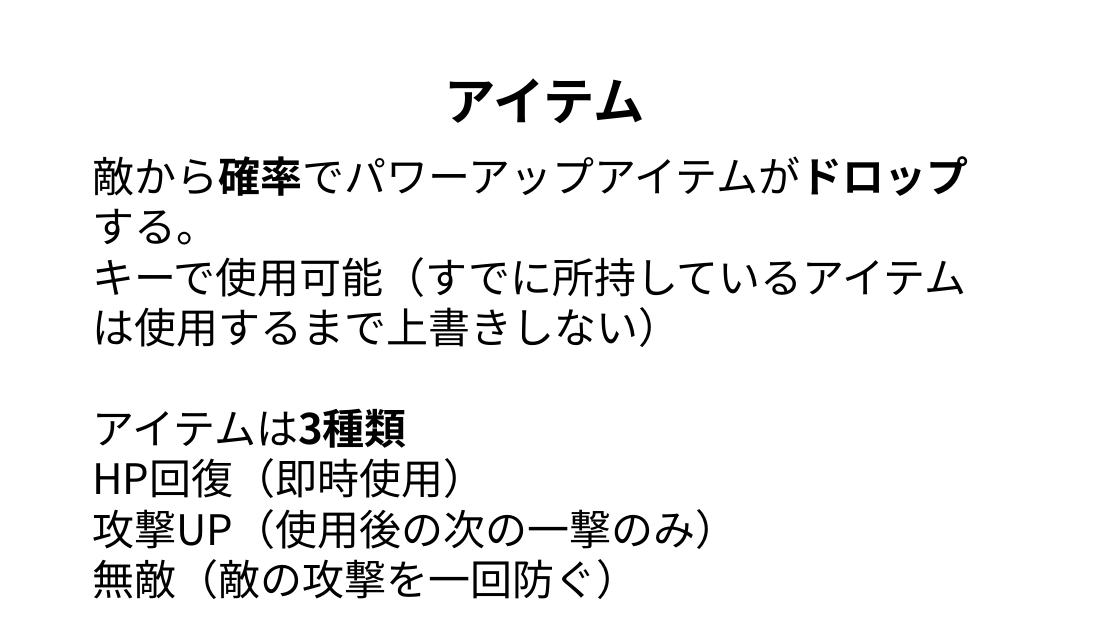
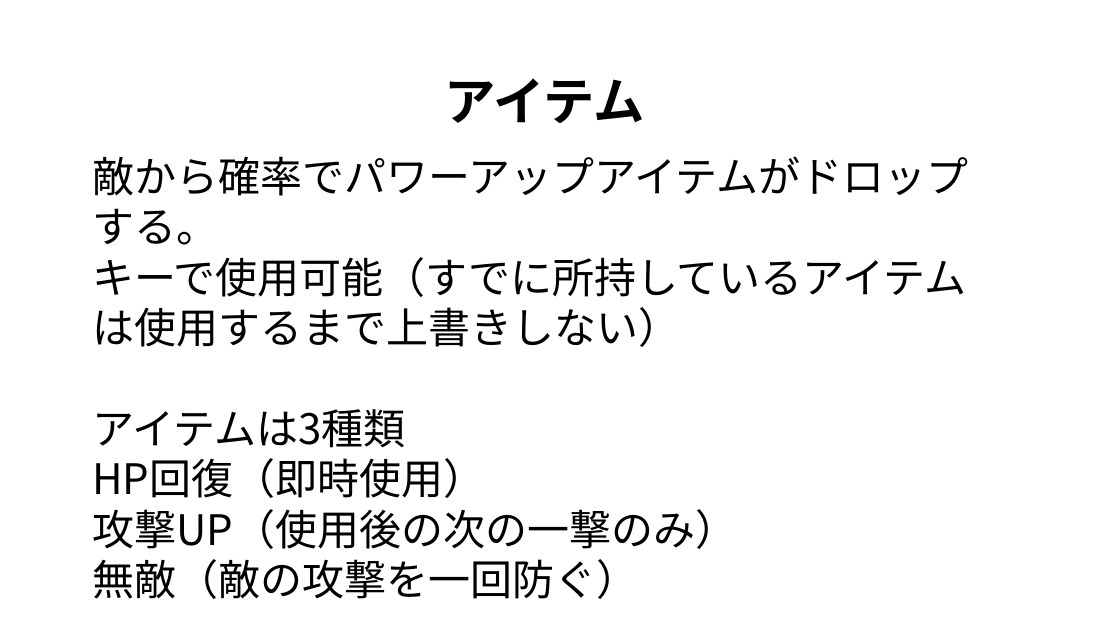
Before and after one commit to GCLUC2019/GameProject, a slide deck: slide 8 of Fukuyama/福山チーム/企画書＆スケジュール/ゲームキャンプ企画書.pptx. Drawn at 1120x630 pixels with LibreOffice and Linux fonts; fonts in the diff are those of the drawing. Boxes give left, top, right and bottom in pixels: in the first picture for what was removed or moved away, otherwise in the second. Text is boxed around its words. In the diff, an @@ line names an element or a change of style, - is before the commit and + after.

```diff
--- a/Fukuyama/福山チーム/企画書＆スケジュール/ゲームキャンプ企画書.pptx
+++ b/Fukuyama/福山チーム/企画書＆スケジュール/ゲームキャンプ企画書.pptx
@@ text at bbox=[92, 156, 968, 448]: bold off in "敵から確率でパワーアップアイテムがドロップする。", "アイテムは3種類" @@
```
Also in this commit, not shown: 6 other slides changed, 4 other files.
